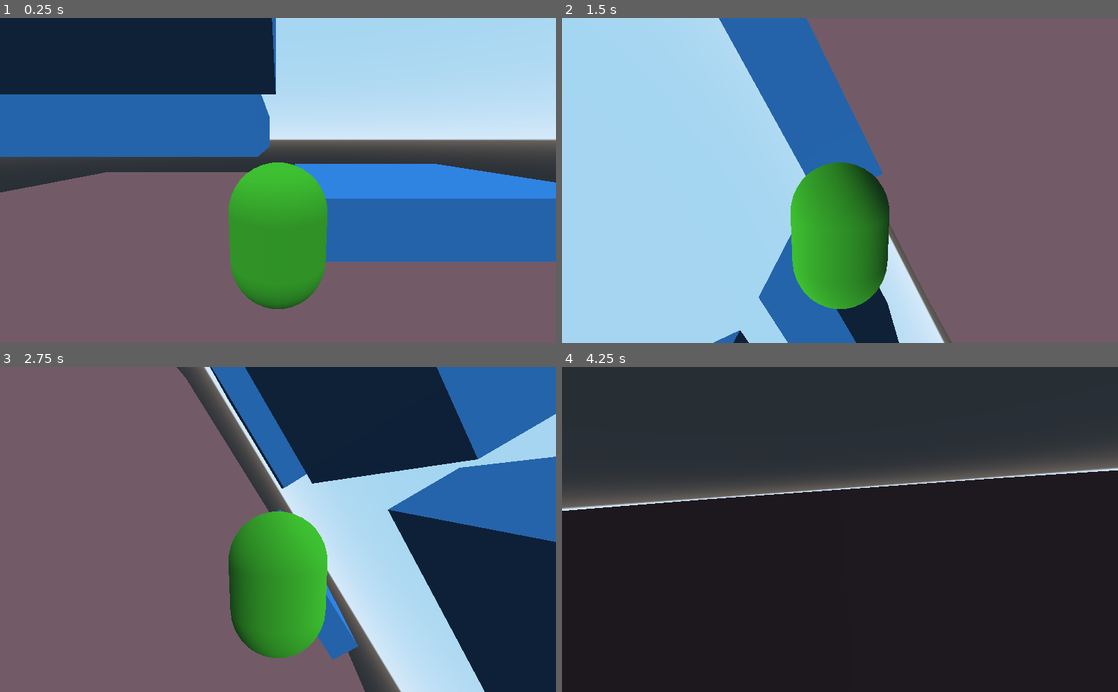
Above: before the commit, frames 1-4 (two rows, left to right).
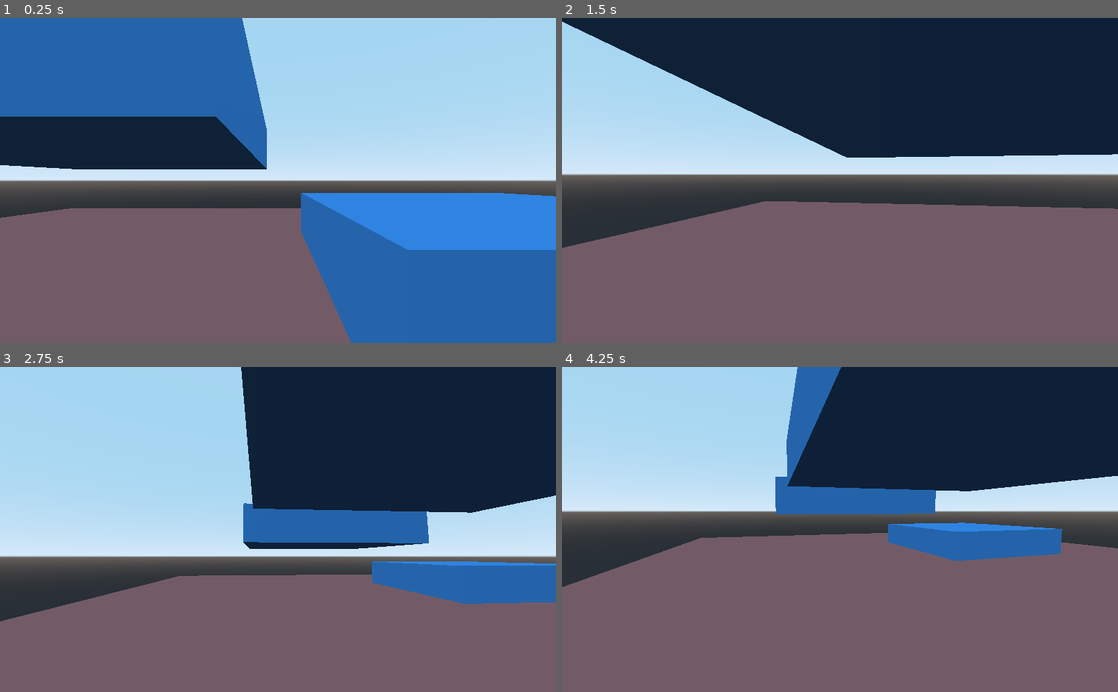
Above: after the commit, the same moments.

Repository: robrose455/HB_Prototype
Game: Godot game, scene res://Root.tscn
The game is run twice, just before and just after one commit, with the same random seed, the same clock (stepped at 60 frames per second) and the same inputs.
Inputs (mouse positions are in pixels of both pictures, inside the frame that each line leads up to):
- Up to frame 1 (0.25 s): no input
- Up to frame 2 (1.5 s): move the mouse to (962, 164) at 0.52 s; hold A (A) 0.53-1.28 s; tap D (D) at 0.8, 1.35 s; move the mouse to (728, 196) at 1.27 s
- Up to frame 3 (2.75 s): tap S (S) at 1.55 s; move the mouse to (333, 458) at 2.02 s; hold S (S) from 2.03 s (still down); tap Space (Space) at 2.3 s
- Up to frame 4 (4.25 s): move the mouse to (812, 594) at 2.77 s; release S (S) at 2.78 s; tap Space (Space) at 2.85 s; tap W (W) at 3.05 s; move the mouse to (1006, 578) at 3.52 s; hold W (W) from 3.53 s (still down); tap A (A) at 3.8 s; tap Escape (ui_cancel) at 4.15 s

The runs differ from the first frame. In frame 1, 56% of the frame differs, in the area x 0-100%, y 0-100%; in frame 2, 75%; in frame 3, 73%; in frame 4, 100%.

Commit message:
Changed Movement

Diff:
--- a/Player.gd
+++ b/Player.gd
@@ -1,59 +1,100 @@
 extends KinematicBody
 
-var velocity = Vector3()
-var mass = 2
-var weight = 9.8 * mass
-var hasJumped = false
+const GRAVITY = -24.8
+var vel = Vector3()
+const MAX_SPEED = 20
+const JUMP_SPEED = 18
+const ACCEL = 4.5
+
+var dir = Vector3()
+
+const DEACCEL= 16
+const MAX_SLOPE_ANGLE = 40
+
+var camera
+var rotation_helper
+
+var MOUSE_SENSITIVITY = 0.05
 
 func _ready():
+	camera = $Rotation_Helper/Camera
+	rotation_helper = $Rotation_Helper
 
-	pass
+	Input.set_mouse_mode(Input.MOUSE_MODE_CAPTURED)
 
-func _process(delta):
+func _physics_process(delta):
+	process_input(delta)
+	process_movement(delta)
 
-	if Input.is_action_just_pressed("A"):
-		velocity = transform.basis.z * -10
+func process_input(delta):
 
-	if Input.is_action_just_pressed("S"):
-		velocity = transform.basis.x * -10
+	# ----------------------------------
+	# Walking
+	dir = Vector3()
+	var cam_xform = camera.get_global_transform()
 
-	if Input.is_action_just_pressed("W"):
-		velocity = transform.basis.x * 10
+	var input_movement_vector = Vector2()
 
-	if Input.is_action_just_pressed("D"):
-		velocity = transform.basis.z * 10
+	if Input.is_action_pressed("W"):
+		input_movement_vector.y += 1
+	if Input.is_action_pressed("S"):
+		input_movement_vector.y -= 1
+	if Input.is_action_pressed("A"):
+		input_movement_vector.x -= 1
+	if Input.is_action_pressed("D"):
+		input_movement_vector.x += 1
 
+	input_movement_vector = input_movement_vector.normalized()
 
-	if Input.is_action_just_released("A"):
-		velocity = transform.basis.x * 0
+	# Basis vectors are already normalized.
+	dir += -cam_xform.basis.z * input_movement_vector.y
+	dir += cam_xform.basis.x * input_movement_vector.x
+	# ----------------------------------
 
-	if Input.is_action_just_released("S"):
-		velocity = transform.basis.z * 0
+	# ----------------------------------
+	# Jumping
+	if is_on_floor():
+		if Input.is_action_just_pressed("Space"):
+			vel.y = JUMP_SPEED
+	# ----------------------------------
 
-	if Input.is_action_just_released("W"):
-		velocity = transform.basis.z * 0
+	# ----------------------------------
+	# Capturing/Freeing the cursor
+	if Input.is_action_just_pressed("ui_cancel"):
+		if Input.get_mouse_mode() == Input.MOUSE_MODE_VISIBLE:
+			Input.set_mouse_mode(Input.MOUSE_MODE_CAPTURED)
+		else:
+			Input.set_mouse_mode(Input.MOUSE_MODE_VISIBLE)
+	# ----------------------------------
 
-	if Input.is_action_just_released("D"):
-		velocity = transform.basis.x * 0
+func process_movement(delta):
+	dir.y = 0
+	dir = dir.normalized()
 
-	if Input.is_action_just_pressed("Space") and hasJumped == false:
-		velocity.y = 20
-		hasJumped = true
+	vel.y += delta * GRAVITY
 
-	var coll_info = move_and_collide(velocity * delta)
+	var hvel = vel
+	hvel.y = 0
 
-	if coll_info:
+	var target = dir
+	target *= MAX_SPEED
 
-		hasJumped = false
-		velocity.y = 0
+	var accel
+	if dir.dot(hvel) > 0:
+		accel = ACCEL
+	else:
+		accel = DEACCEL
 
-	if not coll_info:
+	hvel = hvel.linear_interpolate(target, accel * delta)
+	vel.x = hvel.x
+	vel.z = hvel.z
+	vel = move_and_slide(vel, Vector3(0, 1, 0), 0.05, 4, deg2rad(MAX_SLOPE_ANGLE))
 
-		if velocity.y >= -weight:
-			velocity.y += -0.4
+func _input(event):
+	if event is InputEventMouseMotion and Input.get_mouse_mode() == Input.MOUSE_MODE_CAPTURED:
+		rotation_helper.rotate_z(deg2rad(event.relative.y * MOUSE_SENSITIVITY * -1))
+		self.rotate_y(deg2rad(event.relative.x * MOUSE_SENSITIVITY * -1))
 
-
-func _unhandled_input(event):
-
-	if event is InputEventMouseMotion:
-		rotate_x(-event.relative.x / 100)
+		var camera_rot = rotation_helper.rotation_degrees
+		camera_rot.z = clamp(camera_rot.z, -70, 70)
+		rotation_helper.rotation_degrees = camera_rot
--- a/Player.tscn
+++ b/Player.tscn
@@ -17,9 +17,11 @@
 mesh = SubResource( 1 )
 material/0 = SubResource( 2 )
 
-[node name="Camera" type="Camera" parent="."]
-transform = Transform( -4.37114e-08, 0.173648, -0.984808, 0, 0.984808, 0.173648, 1, 7.5904e-09, -4.30473e-08, -4.61337, 1.95116, 0 )
-
 [node name="CollisionShape" type="CollisionShape" parent="."]
 transform = Transform( 1, 0, 0, 0, 1.5, 0, 0, 0, 1, 0, 0, 0 )
 shape = SubResource( 3 )
+
+[node name="Rotation_Helper" type="Spatial" parent="."]
+
+[node name="Camera" type="Camera" parent="Rotation_Helper"]
+transform = Transform( -1.62921e-07, 0, -1, 0, 1, 0, 1, 0, -1.62921e-07, -0.127226, 1.00956, 0 )
--- a/project.godot
+++ b/project.godot
@@ -7,6 +7,11 @@
 ;   param=value ; assign values to parameters
 
 config_version=4
+
+_global_script_classes=[  ]
+_global_script_class_icons={
+
+}
 
 [application]
 
